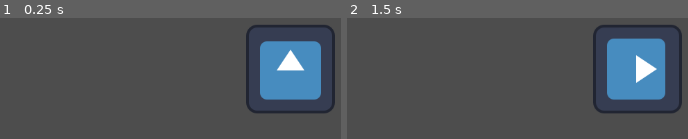
Above: before the commit, frames 1-2 (left to right).
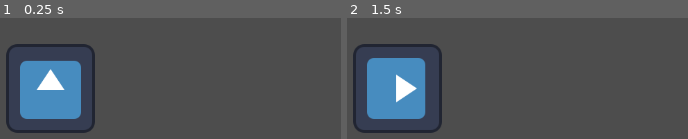
Above: after the commit, the same moments.

Repository: FisheyMug/DirectionsApp
Game: Godot game, scene res://Scenes/Level/level.tscn
Same seed, same stepped clock (60 frames per second), same inputs: the game is played once before the commit and once after it. The project has no main scene, so this scene is started directly. The engine's default icon, where the game draws it, is replaced by a stand-in: a white triangle on a blue panel in a dark square.
Inputs:
- Up to frame 1 (0.25 s): no input
- Up to frame 2 (1.5 s): tap Enter at 0.5 s; hold Right (turn_right) 0.53-1.28 s; tap Up (go_straight) at 0.6, 1.35 s; tap Space at 1.25 s; hold Left (turn_left) from 1.28 s (still down)

The runs differ from the first frame. In frame 1, 22% of the frame differs, in the area x 1-99%, y 5-96%; in frame 2, 22%.

Commit message:
got the movement system working with move and slide

Diff:
--- a/Scenes/Level/level.tscn
+++ b/Scenes/Level/level.tscn
@@ -6,10 +6,19 @@
 [node name="Level" type="Node2D"]
 
 [node name="Player" parent="." instance=ExtResource("1_od2qp")]
-position = Vector2(429, 244)
+position = Vector2(83, 272)
 
 [node name="Move_marker" parent="." instance=ExtResource("2_su74p")]
-position = Vector2(743, 238)
+position = Vector2(344, 266)
 
 [node name="Move_marker2" parent="." instance=ExtResource("2_su74p")]
-position = Vector2(742, 568)
+position = Vector2(642, 266)
+
+[node name="Move_marker3" parent="." instance=ExtResource("2_su74p")]
+position = Vector2(945, 277)
+
+[node name="Move_marker4" parent="." instance=ExtResource("2_su74p")]
+position = Vector2(963, 559)
+
+[node name="Move_marker5" parent="." instance=ExtResource("2_su74p")]
+position = Vector2(942, 39)
--- a/Scenes/Player/player.gd
+++ b/Scenes/Player/player.gd
@@ -1,5 +1,7 @@
 extends CharacterBody2D
 
+@export var speed = 400
+var target = destination
 var moveable: bool = false
 var destination: Vector2
 
@@ -7,27 +9,27 @@
 func _input(event):
 	if event.is_action_released("turn_right"):
 		rotate(1.57)
+		moveable = false
 	if event.is_action_released("turn_left"):
 		rotate(-1.57)
+		moveable = false
 	if event.is_action_released("go_straight"):
-		print("Go straight")
-		print(global_position)
 		print(moveable)
 		if moveable:
-			global_position = destination
+			target = destination
 			moveable = false
-
-
-
-
-
+			velocity = position.direction_to(target) * speed
 
 
 func _on_view_area_entered(area):
 	destination = area.position
-	print(destination)
 	moveable = true
 
+#func _on_view_area_exited(_area):
+	#moveable = false
 
-func _on_view_area_exited(_area):
-	moveable = false
+
+func _physics_process(_delta):
+
+	if position.distance_to(target) > 10:
+		move_and_slide()
